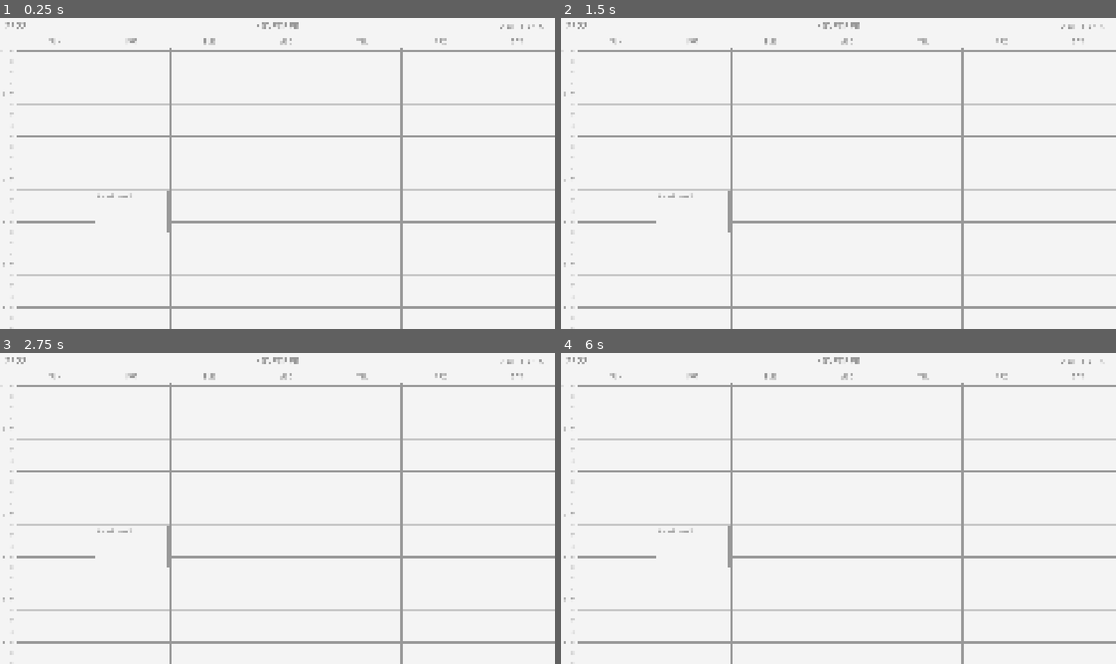
Above: before the commit, frames 1-4 (two rows, left to right).
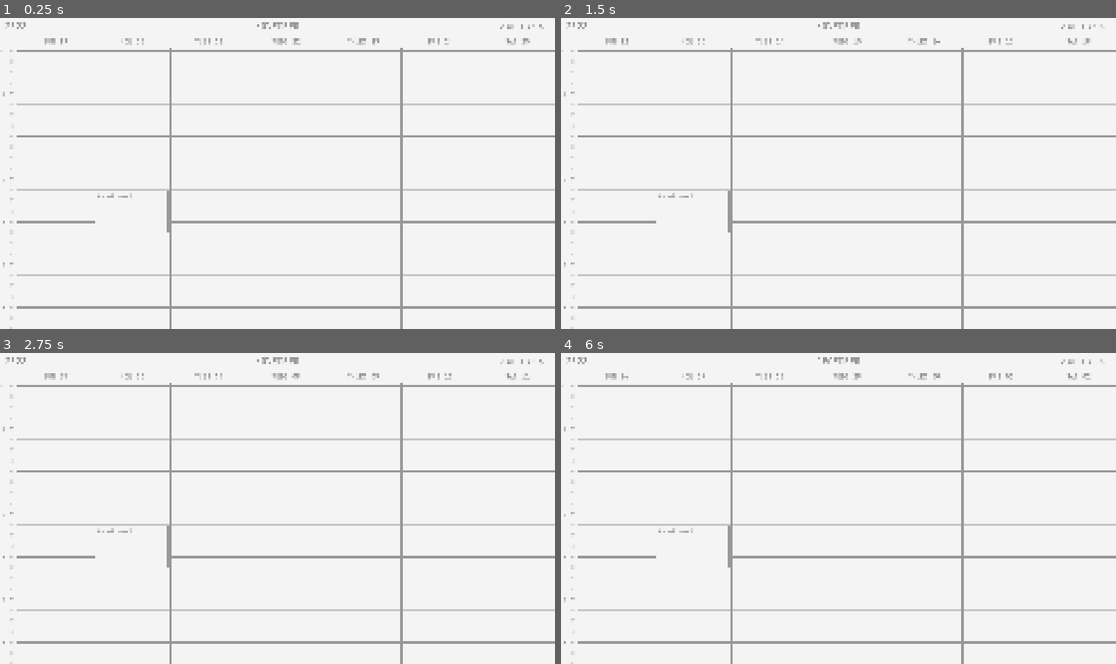
Above: after the commit, the same moments.

Repository: ACB-prgm/Organizer_Calendar
Game: Godot game, scene res://Calendar/WeekCalendar.tscn
The game is run twice, just before and just after one commit, with the same random seed, the same clock (stepped at 60 frames per second) and the same inputs.
Inputs:
- Up to frame 1 (0.25 s): no input
- Up to frame 2 (1.5 s): click "<" at 0.5 s; click ">" at 1.25 s
- Up to frame 3 (2.75 s): click "<" at 2 s
- Up to frame 4 (6 s): click ">" at 2.75 s; click "<" at 3.5 s; click ">" at 4.25 s; tap Enter at 5 s; tap Space at 5.75 s

The runs differ from the first frame. In frame 1, 0.4% of the frame differs, in the area x 8-96%, y 6-9%; in frame 2, 0.4%; in frame 3, 0.4%; in frame 4, 0.4%, in the area x 8-96%, y 1-9%.

Commit message:
Working_WeekandMonth!

Diff:
--- a/Calendar/TopControl.gd
+++ b/Calendar/TopControl.gd
@@ -6,27 +6,35 @@
 onready var weekdayLabels = $DaysHBoxContainer.get_children()
 onready var selected_date = CalendarGlobals.selected_date
 
-var calendar := Calendar.new()
-
 
 func _ready():
 	weekdayLabels.erase($DaysHBoxContainer/Space)
+	var week_info = Calendar.get_week_info(selected_date.day, selected_date.month, selected_date.year)
+	for day_num in range(7):
+		var day_info = week_info[day_num]
+		weekdayLabels[day_num].text = "%s %s" % [day_info[0], day_info[2]]
 
 	yearLabel.set_text(str(selected_date.year))
-	monthLabel.set_text(str(calendar.get_month_name(selected_date.month)))
-	weekSelector.week = calendar.get_week_number(selected_date.day, selected_date.month, selected_date.year)
-
-	var days_in_month : int = calendar.get_days_in_month(selected_date.month, selected_date.year)
-
-
-	for day in range(1, days_in_month+1):
-
-		var penis = calendar.get_weekday(day, selected_date.month, selected_date.year)
-		if penis == 0:
-			print("new week")
-
-		prints(calendar.get_weekday_name(day, selected_date.month, selected_date.year), str(day).pad_zeros(2))
+	monthLabel.set_text(str(Calendar.get_month_name(selected_date.month)))
+	weekSelector.week = Calendar.get_week_number(selected_date.day, selected_date.month, selected_date.year)
 
 
 func _on_WeekSelector_week_changed(_week):
-	pass # Replace with function body.
+	var changed_month := false
+	var last_month : String
+
+	if selected_date:
+		var week_info = Calendar.weeks.get(selected_date.year)[_week-1]
+		for day_num in range(7):
+			if day_num <= week_info.size()-1:
+				var day_info = week_info[day_num]
+				weekdayLabels[day_num].text = "%s %s" % [day_info[0], day_info[2]]
+
+				if day_info[1] != last_month:
+					changed_month = true
+				last_month = day_info[1]
+			else: # NEW YEAR
+				pass
+
+	if changed_month:
+		monthLabel.text = last_month
--- a/Calendar/class/Calendar.gd
+++ b/Calendar/class/Calendar.gd
@@ -1,4 +1,4 @@
-class_name Calendar
+extends Node
 
 enum Month { JAN = 1, FEB = 2, MAR = 3, APR = 4, MAY = 5, JUN = 6, JUL = 7,
 		AUG = 8, SEP = 9, OCT = 10, NOV = 11, DEC = 12 }
@@ -11,6 +11,13 @@
 const WEEKDAY_NAME = [
 		"Sun", "Mon", "Tues", "Weds",
 		"Thurs", "Fri", "Sat" ]
+
+var weeks := {}
+
+
+func _ready():
+	weeks[OS.get_date()["year"]] = create_weeks_in_year(OS.get_date()["year"])
+
 
 func get_days_in_month(month : int, year : int) -> int:
 	var number_of_days : int
@@ -27,6 +34,26 @@
 		number_of_days = 31
 
 	return number_of_days
+
+
+func create_weeks_in_year(year : int) -> Array:
+	var weeks := []
+	var week := []
+
+	for month in range(1, 13):
+		var days_in_month : int = get_days_in_month(month, year)
+		for day in range(1, days_in_month+1):
+			var weekday : int = get_weekday(day, month, year)
+			week.append([get_weekday_name(day, month, year), get_month_name(month), str(day).pad_zeros(2)])
+			if weekday == 6:
+				weeks.append(week.duplicate())
+				week.clear()
+
+	return weeks
+
+
+func get_week_info(day : int, month : int, year : int) -> int:
+	return weeks.get(year)[get_week_number(day, month, year)]
 
 
 func get_week_number(day : int, month : int, year : int) -> int:
--- a/CalendarGlobals.gd
+++ b/CalendarGlobals.gd
@@ -1,15 +1,59 @@
 extends Node
 
 var selected_date := Date.new()
+var event_info := {}
+var calendar_settings := {}
 
 
 func _ready():
-	# SENDS NOTIFICATIONS, BUT SUCKS LOL use this: https://github.com/ninest/aquaui/blob/master/docs/3-notification.md
 #	OS.execute("osascript", ["-e", 'display notification "Today at 4 PM" with title "Organizer" subtitle "Event"'], false)
+#	^ SENDS NOTIFICATIONS, BUT SUCKS LOL use this: https://github.com/ninest/aquaui/blob/master/docs/3-notification.md
+#	OS.alert("This will pause the thread")
 
 	OS.min_window_size = Vector2(900, 650)
 	OS.low_processor_usage_mode = true
 	OS.keep_screen_on = false
 	OS.center_window()
 
-#	OS.alert("This will pause the thread")
+	if !load_data():
+		save_data()
+
+
+# SAVE/LOAD
+const DIR = "user://calendar_info/"
+
+var save_path = DIR + 'data.dat'
+
+
+func save_data() -> void:
+	var dir = Directory.new()
+	if !dir.dir_exists(DIR):
+		dir.make_dir_recursive(DIR)
+
+	var file = File.new()
+	var error = file.open_encrypted_with_pass(save_path, File.WRITE, 'abigail')
+	if error == OK:
+		var data = {
+			"event_info" : event_info,
+			"calendar_settings" : calendar_settings,
+		}
+
+		file.store_var(data)
+		file.close()
+
+func load_data() -> bool:
+	var file = File.new()
+	if file.file_exists(save_path):
+		var error = file.open_encrypted_with_pass(save_path, File.READ, 'abigail')
+		if error == OK:
+			var data = file.get_var()
+
+			event_info = data.get("event_info")
+			calendar_settings = data.get("calendar_settings")
+
+			file.close()
+			return true
+		else:
+			return false
+	else:
+			return false
--- a/project.godot
+++ b/project.godot
@@ -10,17 +10,11 @@
 
 _global_script_classes=[ {
 "base": "Reference",
-"class": "Calendar",
-"language": "GDScript",
-"path": "res://Calendar/class/Calendar.gd"
-}, {
-"base": "Reference",
 "class": "Date",
 "language": "GDScript",
 "path": "res://Calendar/class/Date.gd"
 } ]
 _global_script_class_icons={
-"Calendar": "",
 "Date": ""
 }
 
@@ -34,6 +28,7 @@
 
 TimeLineLocs="*res://Calendar/TimeLineLocs.gd"
 CalendarGlobals="*res://CalendarGlobals.gd"
+Calendar="*res://Calendar/class/Calendar.gd"
 
 [debug]
 
